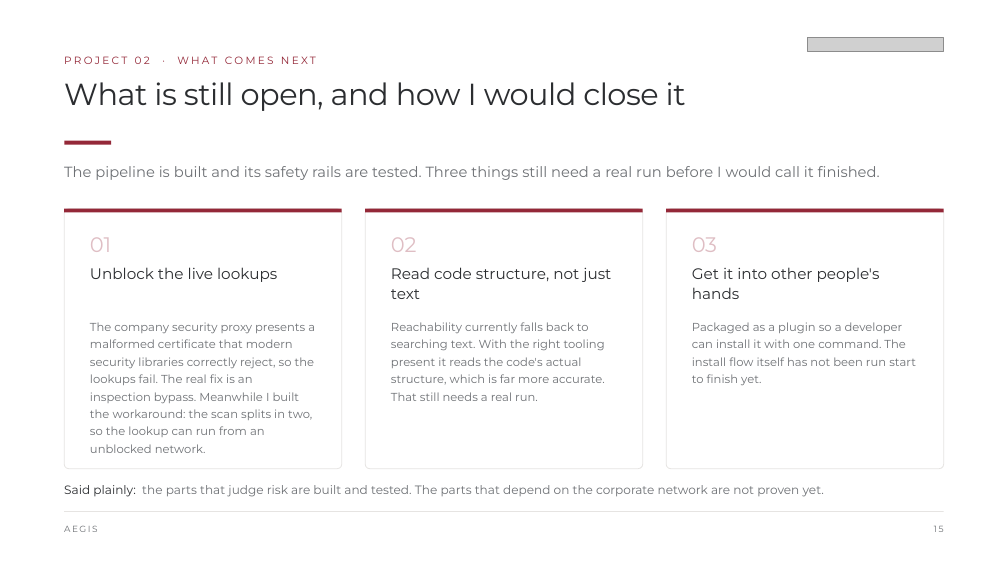
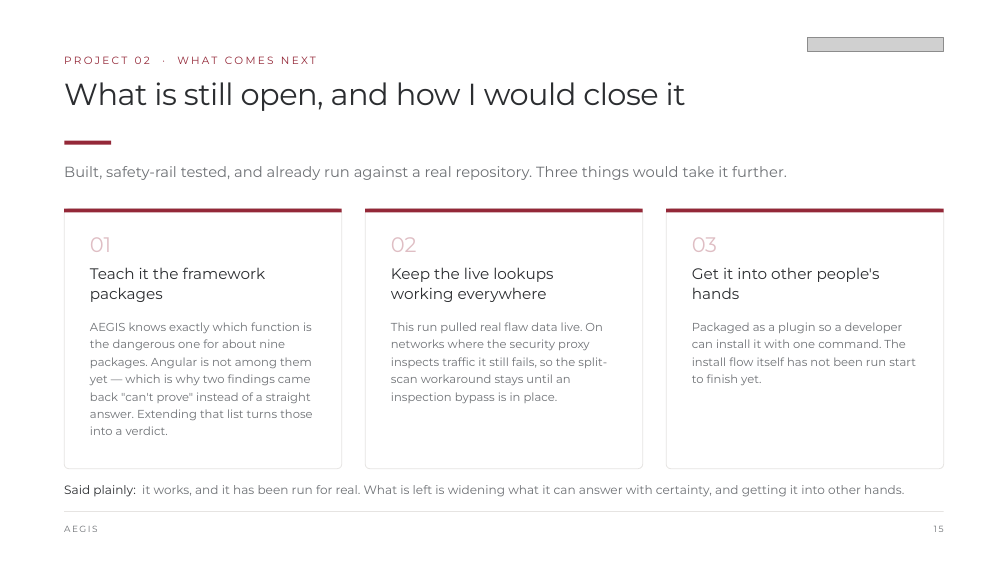
Before and after one commit to Jairmald/ai, a slide deck: slide 15 of out/Internship_Exit_Presentation_Stewart.pptx. Drawn at 1008x567 pixels with LibreOffice and Linux fonts; fonts in the diff are those of the drawing; grey boxes stand for pictures. Boxes give left, top, right and bottom in pixels: in the first picture for what was removed or moved away, otherwise in the second. Text is boxed around its words. In the diff, an @@ line names an element or a change of style, - is before the commit and + after.

```diff
--- a/out/Internship_Exit_Presentation_Stewart.pptx
+++ b/out/Internship_Exit_Presentation_Stewart.pptx
@@ text at <box>64,166,787,180</box>: text changed @@
-The pipeline is built and its safety rails are tested. Three things still need a real run before I would call it finished.
+Built, safety-rail tested, and already run against a real repository. Three things would take it further.
@@ text at <box>90,267,266,302</box>: text changed @@
-Unblock the live lookups
+Teach it the framework packages
@@ text at <box>391,267,553,302</box>: text changed @@
-Read code structure, not just text
+Keep the live lookups working everywhere
@@ text at <box>90,322,312,435</box>: text changed @@
-The company security proxy presents a malformed certificate that modern security libraries correctly reject, so the lookups fail. The real fix is an inspection bypass. Meanwhile I built the workaround: the scan splits in two, so the lookup can run from an unblocked network.
+AEGIS knows exactly which function is the dangerous one for about nine packages. Angular is not among them yet — which is why two findings came back "can't prove" instead of a straight answer. Extending that list turns those into a verdict.
@@ text at <box>391,322,607,403</box>: text changed @@
-Reachability currently falls back to searching text. With the right tooling present it reads the code's actual structure, which is far more accurate. That still needs a real run.
+This run pulled real flaw data live. On networks where the security proxy inspects traffic it still fails, so the split-scan workaround stays until an inspection bypass is in place.
@@ text at <box>64,485,904,497</box>: text changed @@
-Said plainly: the parts that judge risk are built and tested. The parts that depend on the corporate network are not proven yet.
+Said plainly: it works, and it has been run for real. What is left is widening what it can answer with certainty, and getting it into other hands.
```
Also in this commit, not shown: 1 slide added, 1 slide removed, 3 other files.
